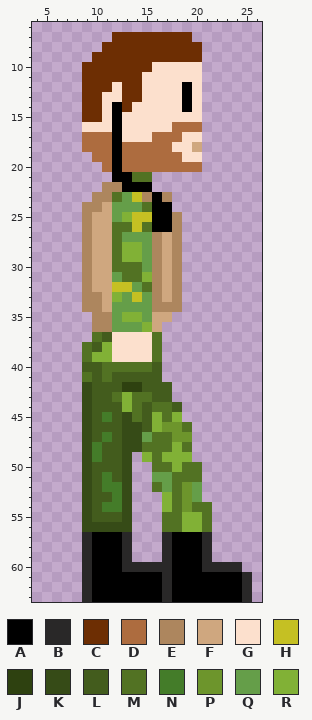
Pixel-art sprite, stored at Character/Marche vers droite/8.png. The picture above was drawn from the file before the commit.
The file is 32x64 pixels. Pixels under 10% opacity are left out. Colours within 5 levels of each other are drawn and written as one. Shown: x 4..26, y 6..63.
Palette (. is transparent): A #000000  B #292828  C #6d2e03  D #ad6c3f  E #ad865e  F #cfa77f  G #fce0cd  H #c5c023  J #2e4110  K #364b17  L #435c1d  M #527223  N #447c29  P #6d952c  Q #659e49  R #81b136
Pixels before, first column x 9:
 7 ...CCCCCCCC......
 8 ..CCCCCCCCCC.....
 9 .CCCCCCCCCCC.....
10 CCCCCCCGGGGG.....
11 CCCCCCGGGGGG.....
12 CCCGCCGGGGAG.....
13 CCGGCCGGGGAG.....
14 CCGACGGGGGAG.....
15 CCGAGGGGGGGG.....
16 GGGAGGGGGDDD.....
17 DDDAGGGDDDGG.....
18 DDDADDDDDGGF.....
19 .DDADDDDDDGG.....
20 ..DADDDDDDDD.....
21 ...AAMM..........
22 ..EEAAA..........
23 .EEMQHEAE........
24 EEFQQQMAA........
25 EFFQRHHAAE.......
26 EFFMMHMAAE.......
27 EFFMQQQEFE.......
28 EFFMRRQEFE.......
29 EFFMRRQEFE.......
30 EFFMMMQEFE.......
31 EFFQMMREFE.......
32 EFFHHQMEFE.......
33 EEFRQHQEFE.......
34 EEFQQQQEEE.......
35 .EEQRRQFF........
36 .EEQQQRF.........
37 .MLGGGGM.........
38 MLRGGGGM.........
39 MRRGGGGM.........
40 LLMMMMML.........
41 MLMLLLLL.........
42 KLLLJJLLL........
43 KLLMRMMLL........
44 KLLLRMLMML.......
45 KLNLKMLRMR.......
46 KLLLKKLRPPM......
47 KLNLKKQMMPP......
48 KNLLKKMMMRM......
49 KNLLK.RMRRR......
50 KLLLK..MMRMM.....
51 KLNLK..QQMMM.....
52 KLNNK..MQMPQ.....
53 KLLNK...RMPQ.....
54 KLNNK...RMPMM....
55 KLLLK...MMRRM....
56 KKKKK...MMRRM....
57 BAAAB...BAAAB....
58 BAAAB...BAAAB....
59 BAAAB...BAAAB....
60 BAAABBBBBAAABBBB.
61 BAAAAAAABAAAAAAAB
62 BAAAAAAABAAAAAAAB
63 BAAAAAAABAAAAAAAB
After:
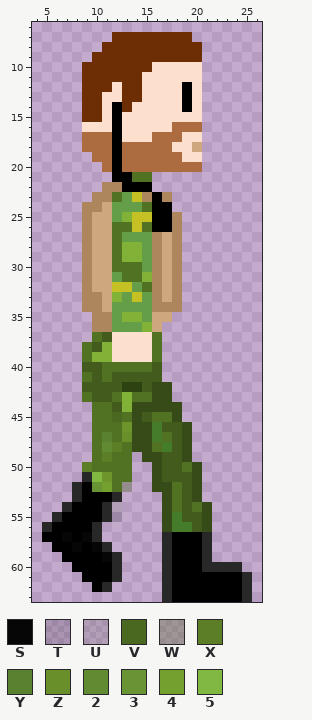
Colours new in this view: S #070606  T #27222a2c  U #3d4d2520  V #4b6820  W #4d6c2151  X #5b7e26  Y #588130  Z #698f2a  2 #618b32  3 #689434  4 #74a030  5 #81b841
Difference:
y 42: x 9 K -> L; x 16..17 LL -> KK
y 43: x 9 K -> M; x 16..17 LL -> KK
y 44: x 9..11 KLL -> .MM; x 14..18 MLMML -> KKKKK
y 45: x 9..14 KLNLKM -> .MMVMK; x 16 R -> M; x 18 R -> K
y 46: x 9..13 KLLLK -> .MMMP; x 15..19 LRPPM -> KNLLK
y 47: x 9..13 KLNLK -> .MYMZ; x 15..16 QM -> KN; x 18..19 PP -> LK
y 48: x 9..13 KNLLK -> .M2XM; x 15 M -> K; x 17..19 MRM -> NLK
y 49: x 9..13 KNLLK -> .MXMM; x 15..19 RMRRR -> KKLLK
y 50: x 9..13 KLLLK -> XMMMM; x 16..18 MMR -> KLL; x 20 M -> K
y 51: x 9..13 KLNLK -> B5PMM; x 16..20 QQMMM -> KLLLK
y 52: x 8..13 .KLNNK -> BA34MW; x 16..17 MQ -> KK; x 19..20 PQ -> LK
y 53: x 8..13 .KLLNK -> BAAAB.; x 17 R -> K; x 19..20 PQ -> LK
y 54: x 7..13 ..KLNNK -> BAAABU.; x 17 R -> K; x 19 P -> L; x 21 M -> K
y 55: x 6..13 ...KLLLK -> BAAAABT.; x 17..21 MMRRM -> KNLLK
y 56: x 5..13 ....KKKKK -> BAAAAB...; x 17..21 MMRRM -> KNNLK
y 57: x 5..13 ....BAAAB -> AASASB...
y 58: x 6..13 ...BAAAB -> AASASB..
y 59: x 7..9 ..B -> AAA; x 11..13 AAB -> SB.
y 60: x 8..9 .B -> AA; x 12..16 ABBBB -> B....
y 61: x 9 B -> A; x 12..16 AAAAA -> B....
y 62: x 9 B -> .; x 11..16 AAAAAA -> B.....
y 63: x 9..16 BAAAAAAA -> ........
Changed places in both pictures, as pixel boxes (x1, y1, x2, y2):
changed: (42, 382, 212, 602)
